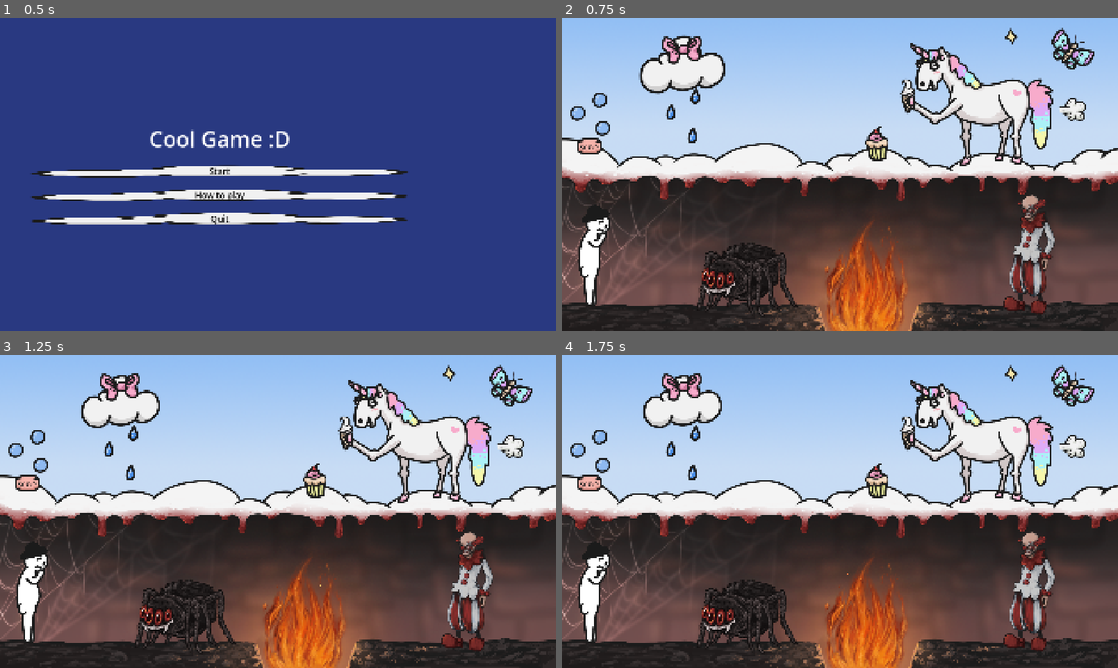
Above: before the commit, frames 1-4 (two rows, left to right).
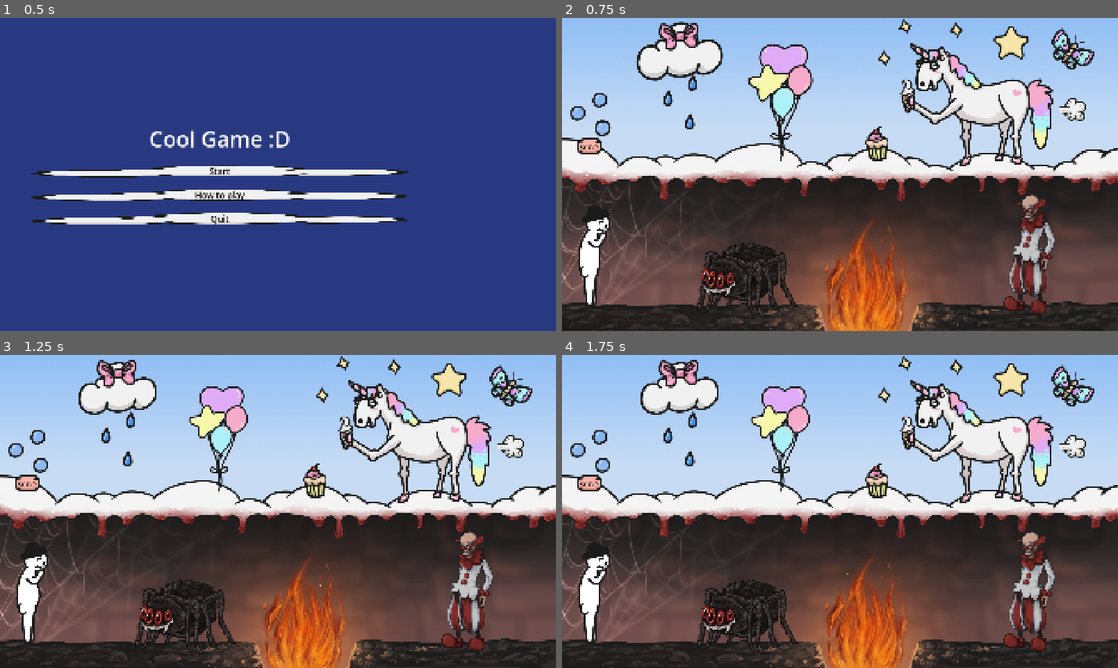
Above: after the commit, the same moments.

Repository: myryk31415/bimm-game-jam
Game: Godot game, scene res://scenes/main_menu.tscn
Same seed, same stepped clock (60 frames per second), same inputs: the game is played once before the commit and once after it. The engine's default icon, where the game draws it, is replaced by a stand-in: a white triangle on a blue panel in a dark square. Sound files missing from this copy of the repository are replaced by a short silence.
Inputs (mouse positions are in pixels of both pictures, inside the frame that each line leads up to):
- Up to frame 1 (0.5 s): no input
- Up to frame 2 (0.75 s): click "Start" at 0.5 s
- Up to frame 3 (1.25 s): no input
- Up to frame 4 (1.75 s): tap Enter (ui_accept) at 1.25 s; drag from (745, 617) to (906, 433) at 1.27 s

Frame 1 is identical in both runs. In frame 2, 5.2% of the frame differs, in the area x 6-84%, y 0-46%; in frame 3, 4.6%; in frame 4, 4.6%.

Commit message:
updated level design

Diff:
--- a/scenes/level_1.tscn
+++ b/scenes/level_1.tscn
@@ -48,6 +48,8 @@
 [ext_resource type="AudioStream" uid="uid://dnxqjfc606dys" path="res://Sounds/extinguish_fire.wav" id="36_0bysi"]
 [ext_resource type="Texture2D" uid="uid://c0kpvqert5ksn" path="res://assets/ElinAssets/Clown.png" id="45_jscgt"]
 [ext_resource type="Texture2D" uid="uid://dvfwfa5pkg7px" path="res://assets/ElinAssets/Bubble.png" id="48_awarj"]
+[ext_resource type="Texture2D" uid="uid://b44f53oeqi8ps" path="res://assets/ElinAssets/FearGame_Balloons.png" id="49_uuj1x"]
+[ext_resource type="Texture2D" uid="uid://bl0u0i5bsifay" path="res://assets/ElinAssets/Star.png" id="50_3x5jj"]
 
 [node name="Level1" type="Node2D" unique_id=444509381]
 script = ExtResource("1_rus8k")
@@ -145,38 +147,49 @@
 sounds = Array[AudioStream]([ExtResource("28_ensge"), ExtResource("29_qb2q0"), ExtResource("30_x3eym"), ExtResource("16_wbtxt")])
 
 [node name="Sparkle" parent="." unique_id=2137941298 instance=ExtResource("8_15mv3")]
-position = Vector2(1551, 64)
+position = Vector2(1185.0001, 28.999998)
+rotation = -0.16092323
 texture = ExtResource("16_isj1j")
 
+[node name="Sparkle2" parent="." unique_id=1803308764 instance=ExtResource("8_15mv3")]
+position = Vector2(1113, 139)
+rotation = 0.014758095
+texture = ExtResource("16_isj1j")
+
+[node name="Sparkle3" parent="." unique_id=1798654580 instance=ExtResource("8_15mv3")]
+position = Vector2(1361.9999, 41)
+rotation = 0.014758095
+texture = ExtResource("16_isj1j")
+
 [node name="Cloud" parent="." unique_id=76029429 instance=ExtResource("8_15mv3")]
-position = Vector2(416, 161)
+position = Vector2(406, 115)
 draggable = true
 texture = ExtResource("18_tr1x6")
 sounds = Array[AudioStream]([ExtResource("28_ensge"), ExtResource("29_qb2q0"), ExtResource("30_x3eym"), ExtResource("16_wbtxt")])
 
 [node name="Bow" parent="." unique_id=791298815 instance=ExtResource("8_15mv3")]
-position = Vector2(413, 111)
+position = Vector2(403, 65)
 draggable = true
 interact_with = "Spider"
 texture = ExtResource("12_7gny6")
 sounds = Array[AudioStream]([ExtResource("28_ensge"), ExtResource("29_qb2q0"), ExtResource("30_x3eym"), ExtResource("16_wbtxt")])
 
 [node name="WaterDrop" parent="." unique_id=1570758714 instance=ExtResource("8_15mv3")]
-position = Vector2(461, 269)
+position = Vector2(451, 223)
 draggable = true
 interact_with = "Fire"
 texture = ExtResource("17_so66j")
 sounds = Array[AudioStream]([ExtResource("28_ensge"), ExtResource("29_qb2q0"), ExtResource("30_x3eym"), ExtResource("16_wbtxt")])
 
 [node name="WaterDrop2" parent="." unique_id=1836798639 instance=ExtResource("8_15mv3")]
-position = Vector2(451, 404)
+position = Vector2(441, 358)
 draggable = true
 interact_with = "Fire"
 texture = ExtResource("17_so66j")
 sounds = Array[AudioStream]([ExtResource("28_ensge"), ExtResource("29_qb2q0"), ExtResource("30_x3eym"), ExtResource("16_wbtxt")])
 
 [node name="WaterDrop3" parent="." unique_id=1322457601 instance=ExtResource("8_15mv3")]
-position = Vector2(376, 323)
+position = Vector2(366, 277)
 draggable = true
 interact_with = "Fire"
 texture = ExtResource("17_so66j")
@@ -188,15 +201,27 @@
 
 [node name="Bubble" parent="." unique_id=287188484 instance=ExtResource("8_15mv3")]
 position = Vector2(141, 380)
+draggable = true
 texture = ExtResource("48_awarj")
 
 [node name="Bubble2" parent="." unique_id=644117173 instance=ExtResource("8_15mv3")]
 position = Vector2(131, 283)
+draggable = true
 texture = ExtResource("48_awarj")
 
 [node name="Bubble3" parent="." unique_id=596831095 instance=ExtResource("8_15mv3")]
 position = Vector2(55, 328)
+draggable = true
 texture = ExtResource("48_awarj")
+
+[node name="Balloons" parent="." unique_id=900304778 instance=ExtResource("8_15mv3")]
+position = Vector2(762, 286)
+draggable = true
+texture = ExtResource("49_uuj1x")
+
+[node name="Star" parent="." unique_id=996474778 instance=ExtResource("8_15mv3")]
+position = Vector2(1552, 85)
+texture = ExtResource("50_3x5jj")
 
 [connection signal="died" from="Player" to="." method="_on_player_died"]
 [connection signal="end_level" from="Player" to="." method="_on_player_end_level"]
Binary file added: assets/ElinAssets/FearGame_Balloons.png
Not shown, added: assets/ElinAssets/FearGame_Balloons.png.import
